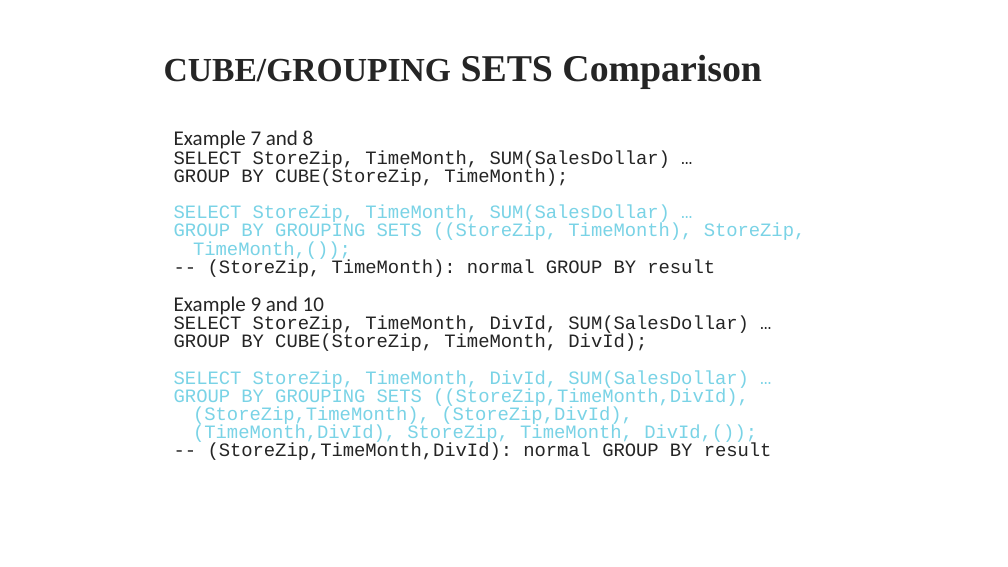
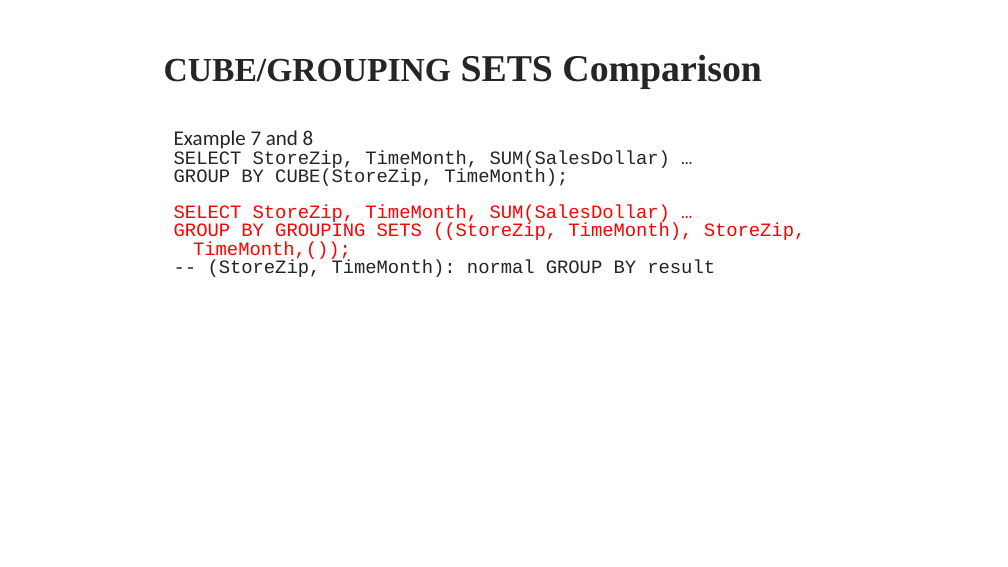
Before and after one commit to Monosakkarider/USN, a slide deck: slide 65 of BID3000/5Forelesning180923/Lecture 5 Query Formulation for Data Warehouses Part 1 V2.pptx (slide 60 before the commit). Drawn at 1008x567 pixels with LibreOffice and Linux fonts; fonts in the diff are those of the drawing; background and template pictures are left out. Boxes give left, top, right and bottom in pixels: in the first picture for what was removed or moved away, otherwise in the second. Text is boxed around its words. In the diff, an @@ line names an element or a change of style, - is before the commit and + after.

```diff
--- a/BID3000/5Forelesning180923/Lecture 5 Query Formulation for Data Warehouses Part 1 V2.pptx
+++ b/BID3000/5Forelesning180923/Lecture 5 Query Formulation for Data Warehouses Part 1 V2.pptx
@@ text at (174, 205, 806, 260): text colour #7AD3E6 to #FF0000 in "SELECT StoreZip, TimeMonth, SUM(SalesDollar) …", "GROUP BY GROUPING SETS ((StoreZip, TimeMonth), StoreZip, ..." @@
@@ text at (174, 296, 772, 460): paragraphs removed @@
-Example 9 and 10
-SELECT StoreZip, TimeMonth, DivId, SUM(SalesDollar) …
-GROUP BY CUBE(StoreZip, TimeMonth, DivId);
-SELECT StoreZip, TimeMonth, DivId, SUM(SalesDollar) …
-GROUP BY GROUPING SETS ((StoreZip,TimeMonth,DivId), (StoreZip,TimeMonth), (StoreZip,DivId), (TimeMonth,DivId), StoreZip, TimeMonth, DivId,());
--- (StoreZip,TimeMonth,DivId): normal GROUP BY result
```
Also in this commit, not shown: 19 other slides changed, 9 slides added, 1 slide removed, 46 other files.
